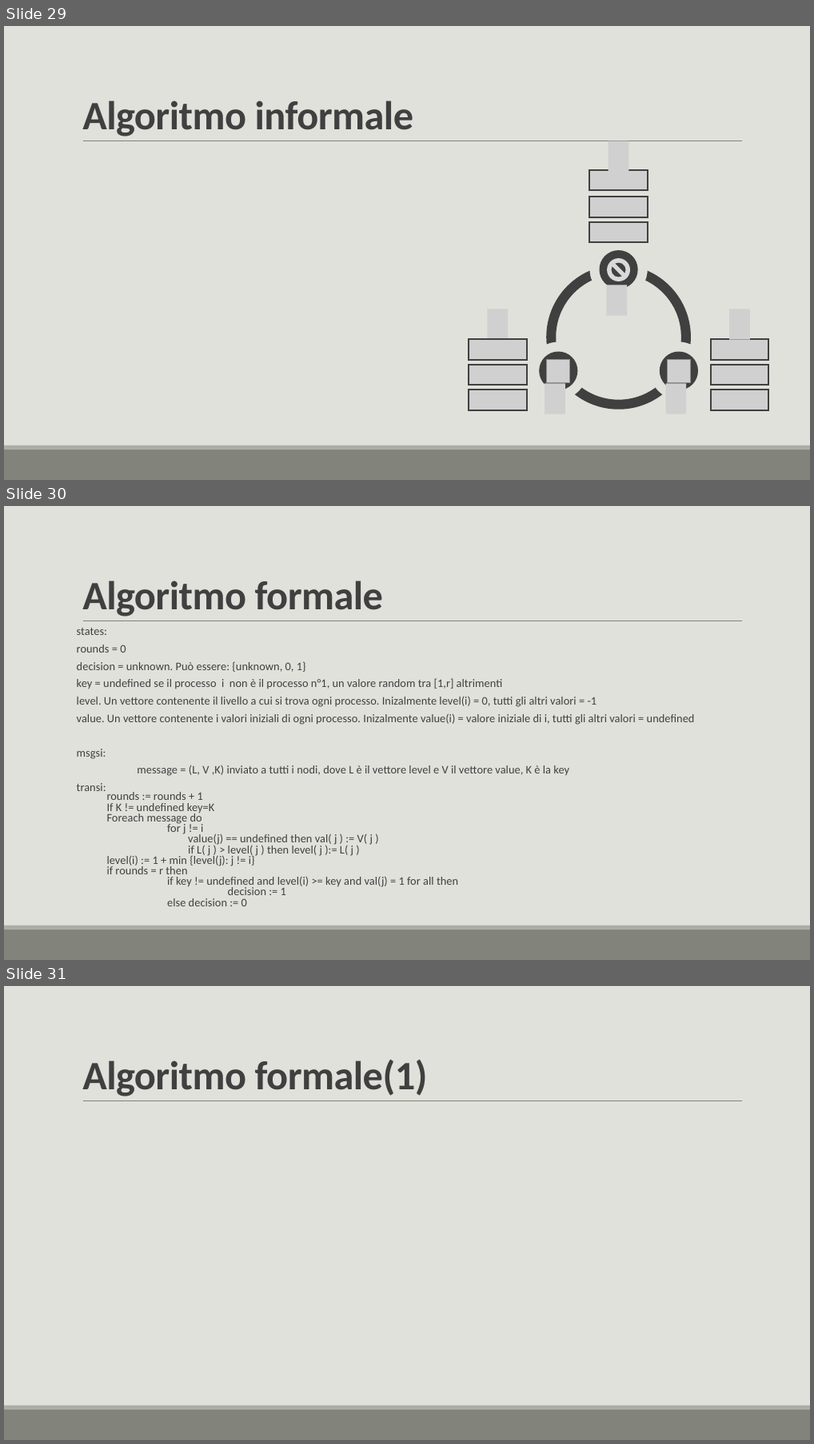
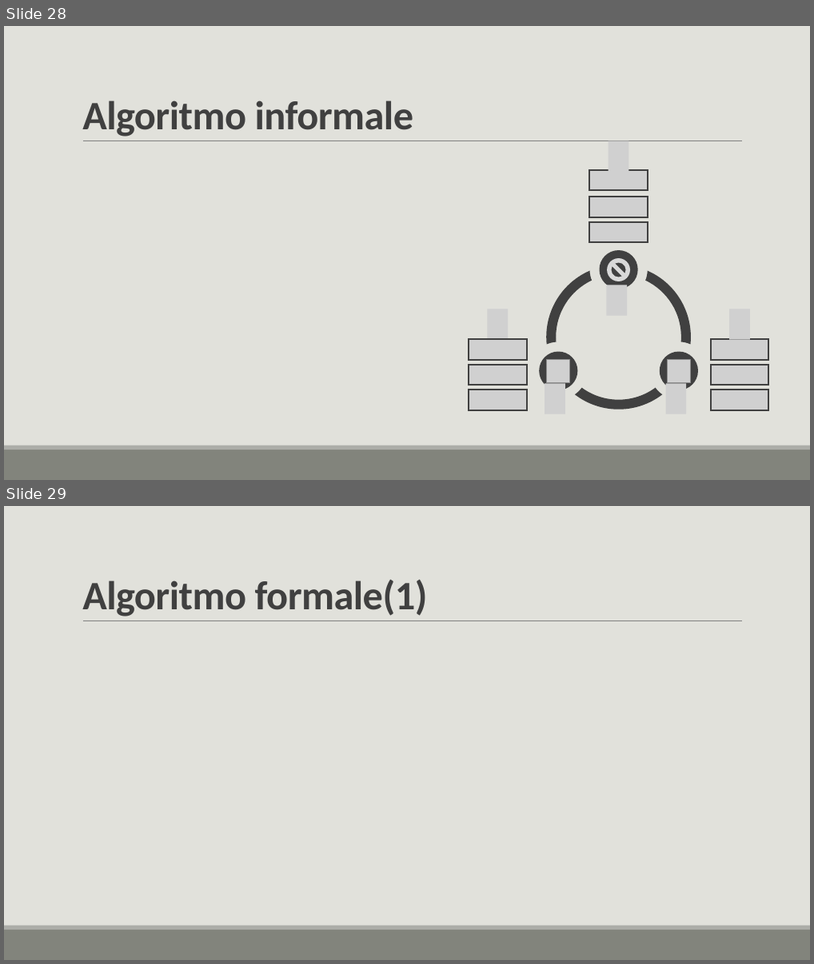
Before and after one commit to lory9894University/mcad, a slide deck: Prensentazione_V2.pptx. Shown one above the other, each under a label of ours: slides 29, 30 and 31 before the commit, slides 28 and 29 after it. The pictures are 814x1444 and 814x964 pixels, drawn with LibreOffice and Linux fonts; fonts in the diff are those of the drawing; grey boxes stand for pictures. Boxes give left, top, right and bottom in pixels: in the first picture for what was removed or moved away, otherwise in the second. Text is boxed around its words. In the diff, an @@ line names an element or a change of style, - is before the commit and + after.

```diff
--- a/Prensentazione_V2.pptx
+++ b/Prensentazione_V2.pptx
@@ slide 30 removed at [4, 506, 810, 960], background #E1E1DB; not listed: 3 template elements that a slide beside it also shows @@
@@ title removed at [82, 580, 384, 616] @@
-Algoritmo formale
@@ text removed at [77, 628, 695, 899] @@
-states:
-rounds = 0
-decision = unknown. Può essere: {unknown, 0, 1}
-key = undefined se il processo i non è il processo n°1, un valore random tra [1,r] altrimenti
-level. Un vettore contenente il livello a cui si trova ogni processo. Inizalmente level(i) = 0, tutti gli altri valori = -1
-value. Un vettore contenente i valori iniziali di ogni processo. Inizalmente value(i) = valore iniziale di i, tutti gli altri valori = undefined
-msgsi:
-message = (L, V ,K) inviato a tutti i nodi, dove L è il vettore level e V il vettore value, K è la key
-transi:
-  rounds := rounds + 1
-  If K != undefined key=K
-  Foreach message do
-  for j != i
-  value(j) == undefined then val( j ) := V( j )
-  if L( j ) > level( j ) then level( j ):= L( j )
-  level(i) := 1 + min {level(j): j != i}
-  if rounds = r then
-  if key != undefined and level(i) >= key and val(j) = 1 for all then
-  decision := 1
-  else decision := 0
@@ what was slide 29 is now slide 28 @@
@@ what was slide 31 is now slide 29 @@
```
Also in this commit, not shown: 1 other slide removed.
